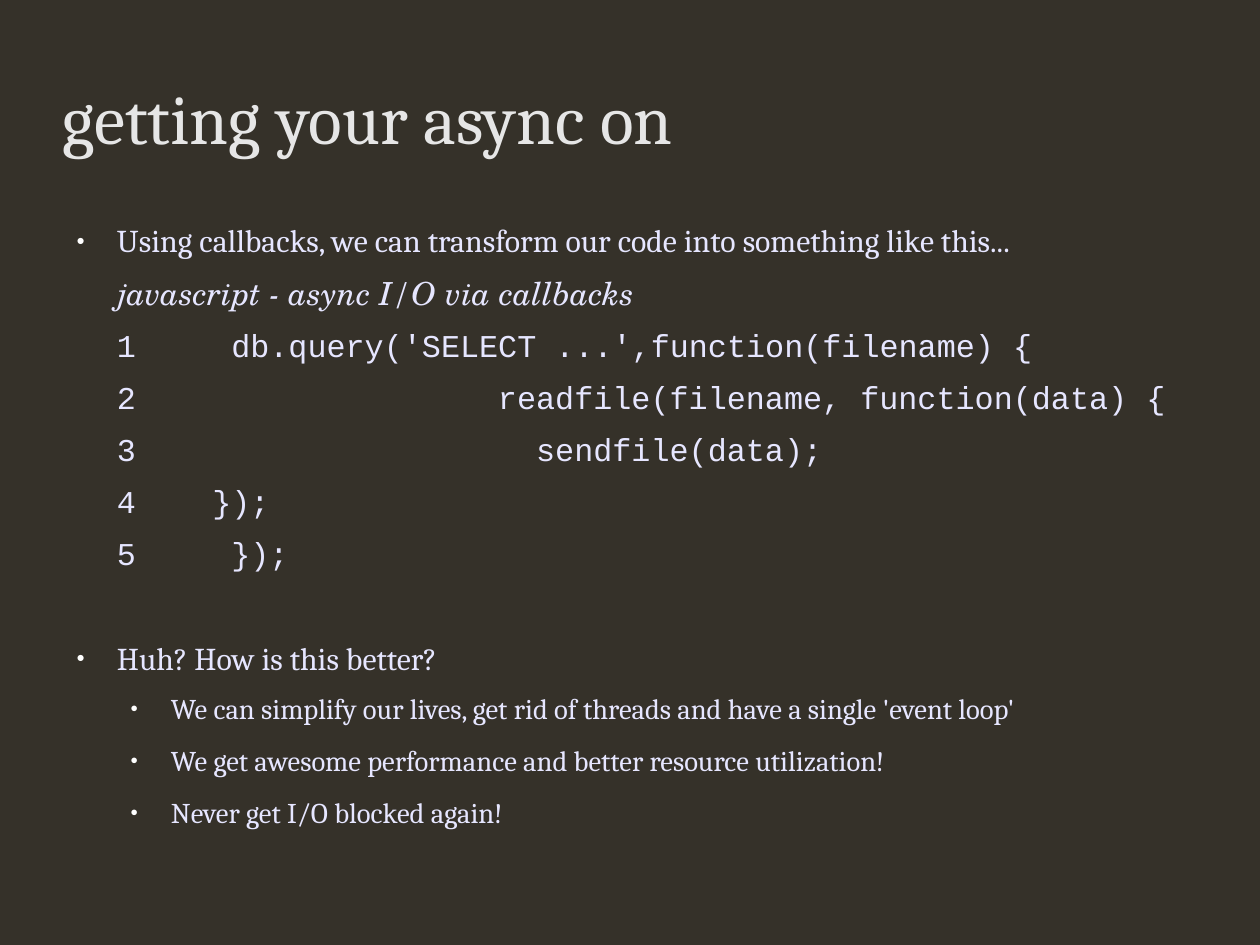
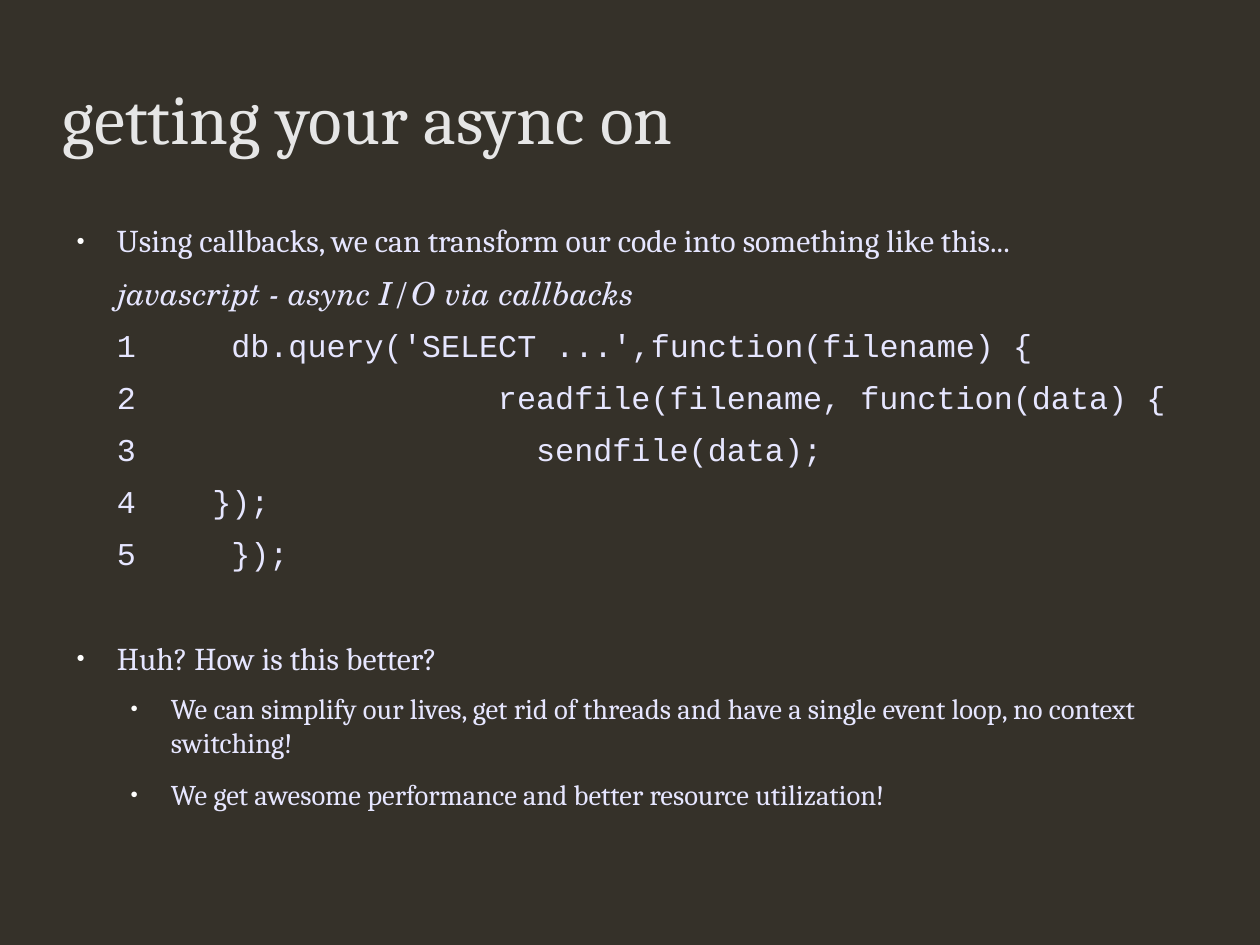
Before and after one commit to addisonj/presentation, a slide deck: slide 6 of presentation.odp. Drawn at 1260x945 pixels with LibreOffice and Linux fonts; fonts in the diff are those of the drawing; background and template pictures are left out. Boxes give left, top, right and bottom in pixels: in the first picture for what was removed or moved away, otherwise in the second. Text is boxed around its words. In the diff, an @@ line names an element or a change of style, - is before the commit and + after.

```diff
--- a/presentation.odp
+++ b/presentation.odp
@@ text at bbox=[171, 698, 1135, 759]: text changed @@
-  ● We can simplify our lives, get rid of threads and have a single 'event loop'
+  ● We can simplify our lives, get rid of threads and have a single event loop, no context switching!
@@ text at bbox=[171, 803, 503, 830]: paragraph removed @@
-  ● Never get I/O blocked again!
```
Also in this commit, not shown: 5 other slides changed, 1 slide removed, 10 other files.
